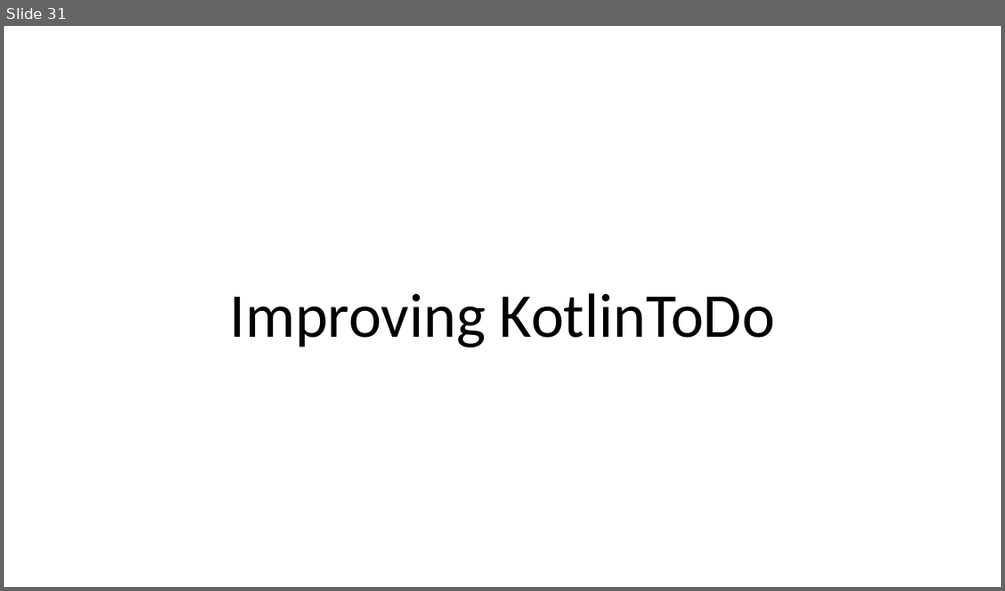
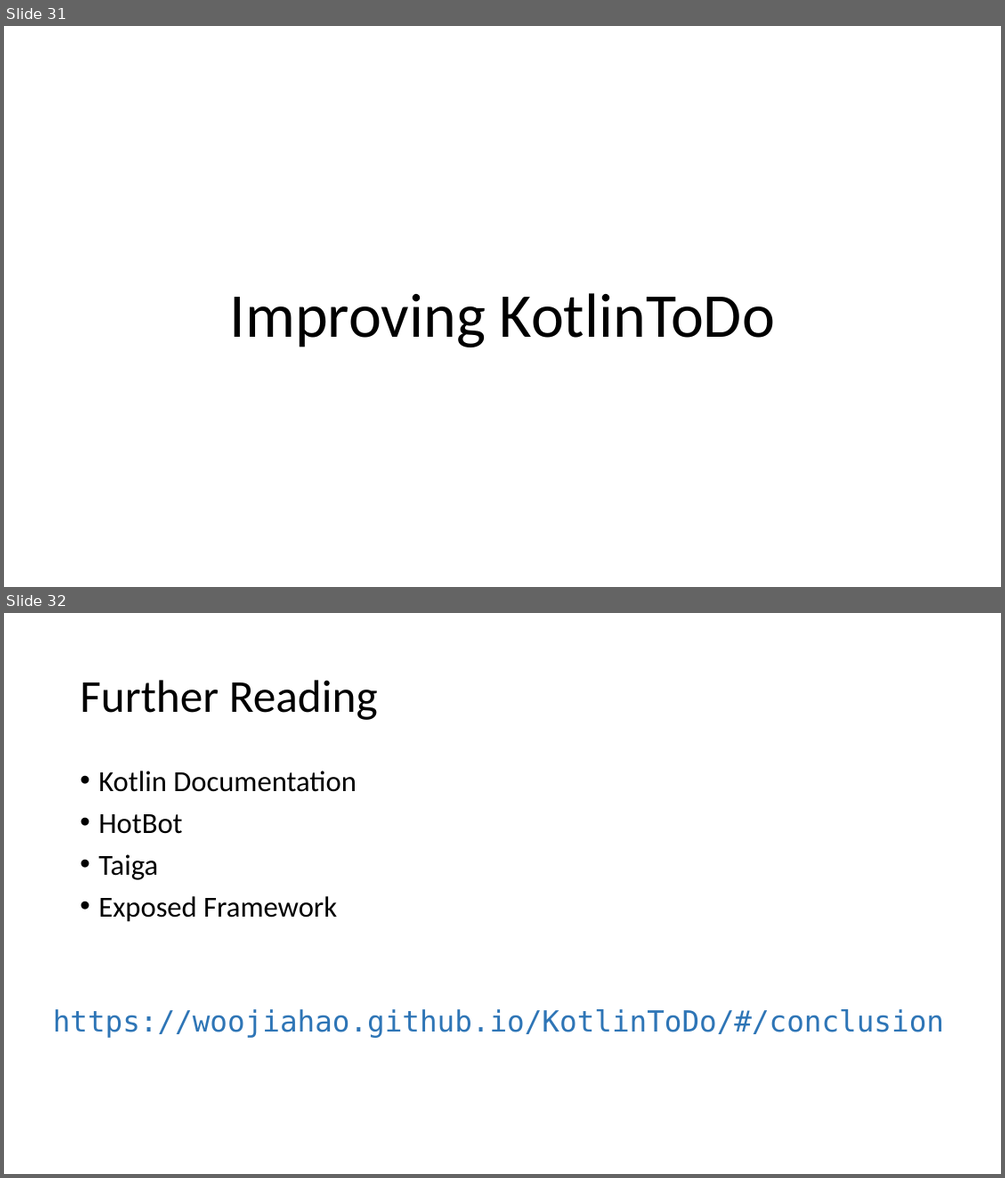
Before and after one commit to woojiahao/KotlinToDo, a slide deck: docs/Slides.pptx. Shown one above the other, each under a label of ours: slide 31 before the commit, slides 31 and 32 after it. The pictures are 1005x591 and 1005x1178 pixels, drawn with LibreOffice and Linux fonts; fonts in the diff are those of the drawing. Boxes give left, top, right and bottom in pixels: in the first picture for what was removed or moved away, otherwise in the second. Text is boxed around its words. In the diff, an @@ line names an element or a change of style, - is before the commit and + after.

Commit message:
Updated slides

```diff
--- a/docs/Slides.pptx
+++ b/docs/Slides.pptx
@@ slide 32 added at (x1=4, y1=613, x2=1001, y2=1174), background #FFFFFF @@
@@ title added at (x1=80, y1=680, x2=378, y2=720), 44 pt, text #000000 @@
+Further Reading
@@ text added at (x1=98, y1=771, x2=356, y2=922), 28 pt, text #000000 @@
+• Kotlin Documentation
+• HotBot
+• Taiga
+• Exposed Framework
@@ text added at (x1=53, y1=1009, x2=944, y2=1038), 28 pt, text #2E75B6 @@
+https://woojiahao.github.io/KotlinToDo/#/conclusion
```
Also in this commit, not shown: 1 other slide added.
